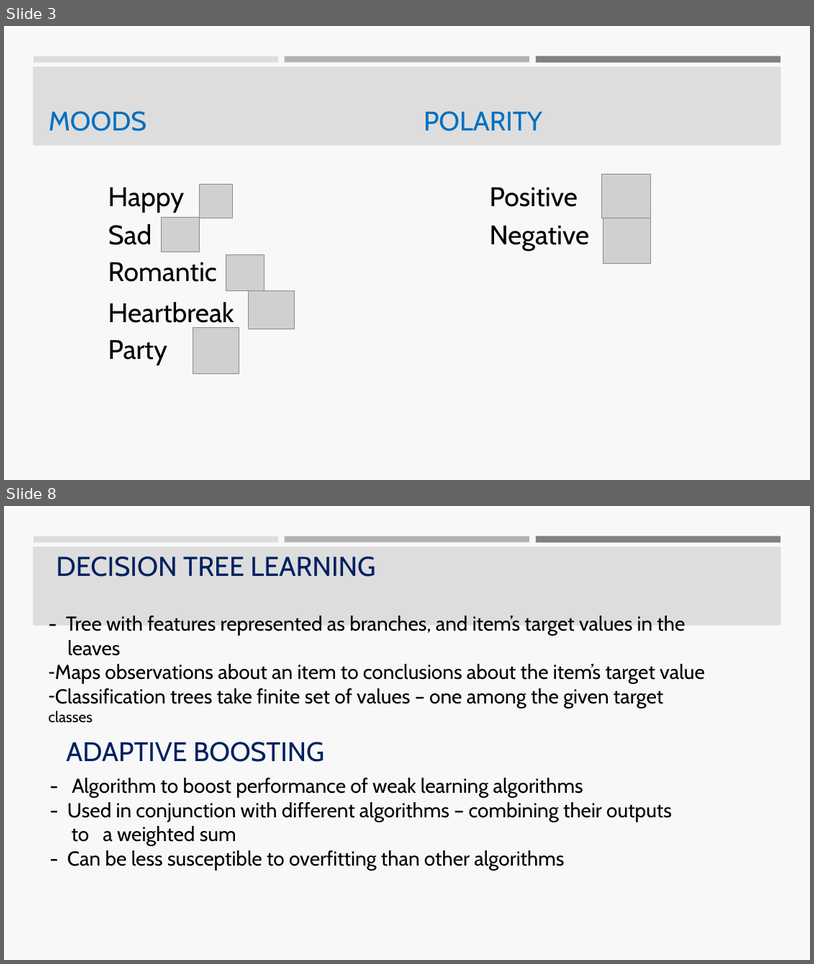
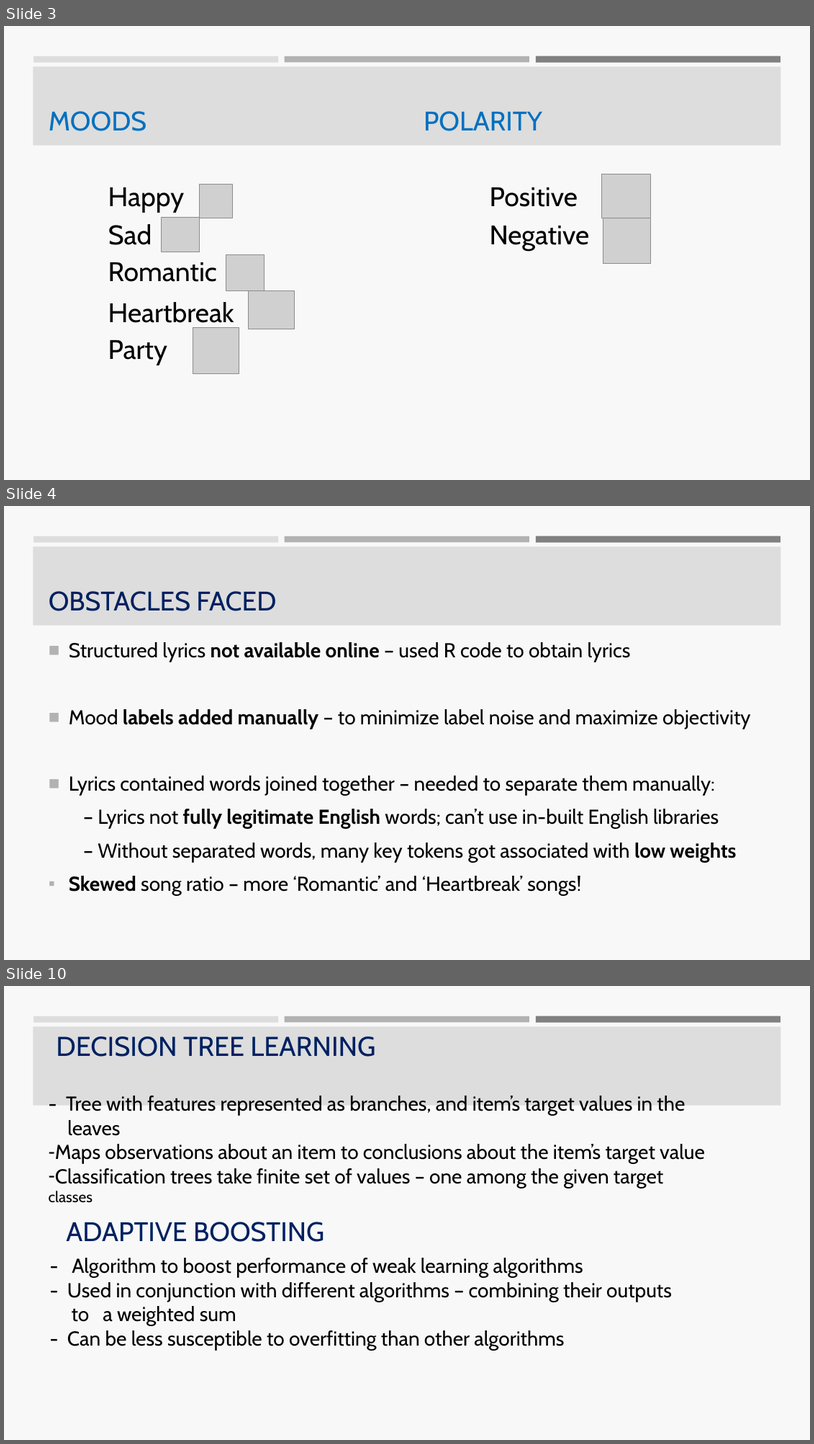
Before and after one commit to SnehalAdsule/CSCI544_Lyrics-Sentimental-Analysis-and-Mood-Classification, a slide deck: nlpproject.pptx. Shown one above the other, each under a label of ours: slides 3 and 8 before the commit, slides 3, 4 and 10 after it; the slides between them are not shown. The pictures are 814x964 and 814x1444 pixels, drawn with LibreOffice and Linux fonts; fonts in the diff are those of the drawing; grey boxes stand for pictures. Boxes give left, top, right and bottom in pixels: in the first picture for what was removed or moved away, otherwise in the second. Text is boxed around its words. In the diff, an @@ line names an element or a change of style, - is before the commit and + after.

```diff
--- a/nlpproject.pptx
+++ b/nlpproject.pptx
@@ slide 4 added at (4, 506, 810, 960), background #F8F8F8; not listed: 4 template elements that a slide beside it also shows @@
@@ title added at (49, 591, 276, 611), 32 pt, text #002060 @@
+OBSTACLES FACED
@@ text added at (69, 642, 751, 895), 24 pt, text #000000 @@
+■ Structured lyrics not available online – used R code to obtain lyrics
+■ Mood labels added manually – to minimize label noise and maximize objectivity
+■ Lyrics contained words joined together – needed to separate them manually:
+– Lyrics not fully legitimate English words; can’t use in-built English libraries
+– Without separated words, many key tokens got associated with low weights
+▪ Skewed song ratio – more ‘Romantic’ and ‘Heartbreak’ songs!
@@ what was slide 8 is now slide 10 @@
```
Also in this commit, not shown: 7 slides changed, 3 other slides added, 1 slide removed.
